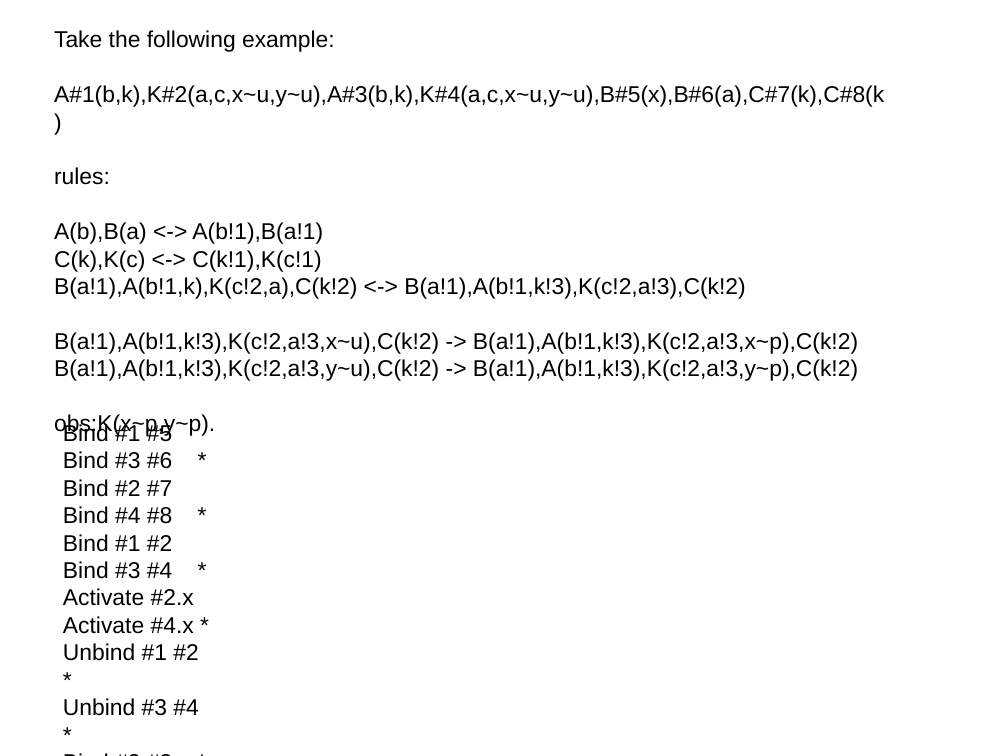
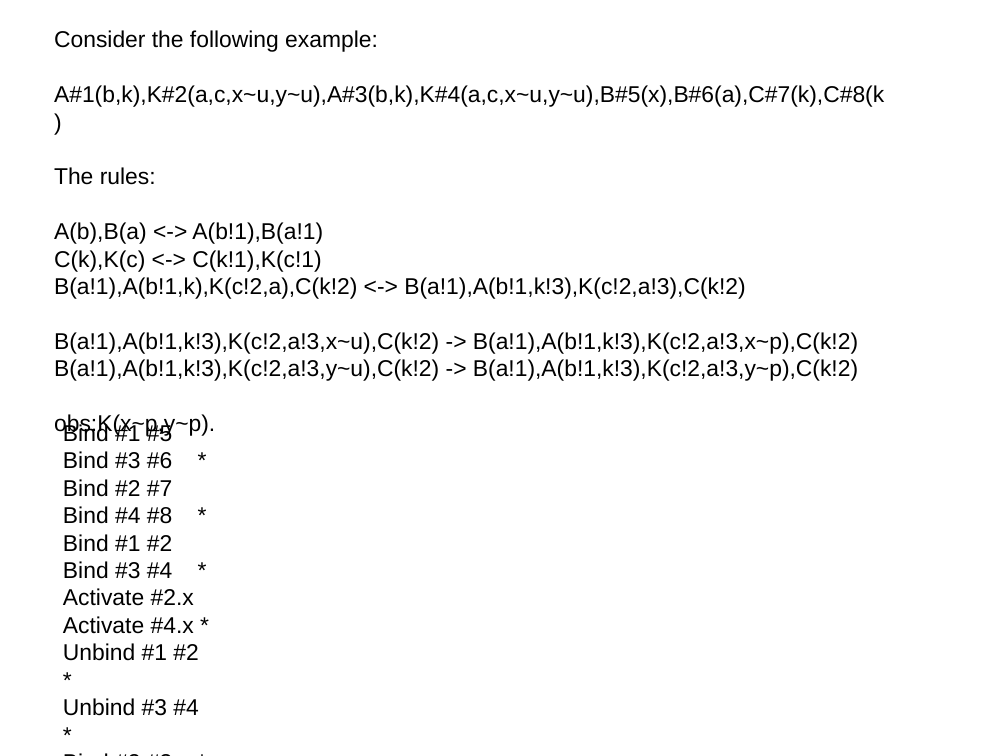
Before and after one commit to kappamodeler/jkappa, a slide deck: slide 1 of documents/StrongCompression/strong2009-06-16.odp. Drawn at 1008x756 pixels with LibreOffice and Linux fonts; fonts in the diff are those of the drawing. Boxes give left, top, right and bottom in pixels: in the first picture for what was removed or moved away, otherwise in the second. Text is boxed around its words. In the diff, an @@ line names an element or a change of style, - is before the commit and + after.

```diff
--- a/documents/StrongCompression/strong2009-06-16.odp
+++ b/documents/StrongCompression/strong2009-06-16.odp
@@ text at box(54, 30, 378, 52): text changed @@
-Take the following example:
+Consider the following example:
@@ text at box(54, 167, 156, 185): text changed @@
-rules:
+The rules:
```
Also in this commit, not shown: 3 other slides changed, 4 other files.
